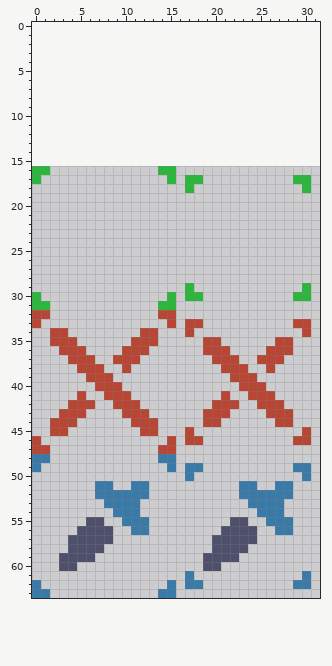
Two states of a pixel-art sprite, instance/registries/engine/textures/mouse.png. This is how it looked before the edit.
The file is 32x48 pixels. The old version is drawn lined up with the new one, on the new canvas.
Now the later version:
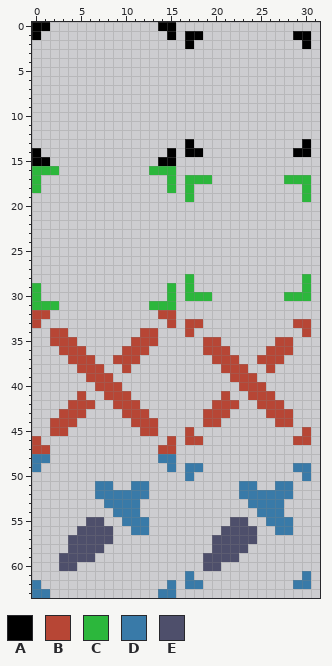
Palette (. is transparent): A #000000  B #b74635  C #2cb73c  D #397aa8  E #4e4f6b
The edit:
canvas 32x48 -> 32x64, the old top-left corner now at 0,16
y 0: x 0..1 .. -> AA; x 14..15 .. -> AA
y 1: x 0 . -> A; x 15 . -> A; x 17..18 .. -> AA; x 29..30 .. -> AA
y 2: x 17 . -> A; x 30 . -> A
y 13: x 17 . -> A; x 30 . -> A
y 14: x 0 . -> A; x 15 . -> A; x 17..18 .. -> AA; x 29..30 .. -> AA
y 15: x 0..1 .. -> AA; x 14..15 .. -> AA
y 16: x 2 . -> C; x 13 . -> C
y 17: x 19 . -> C; x 28 . -> C
y 18: x 0 . -> C; x 15 . -> C
y 19: x 17 . -> C; x 30 . -> C
y 28: x 17 . -> C; x 30 . -> C
y 29: x 0 . -> C; x 15 . -> C
y 30: x 19 . -> C; x 28 . -> C
y 31: x 2 . -> C; x 13 . -> C
